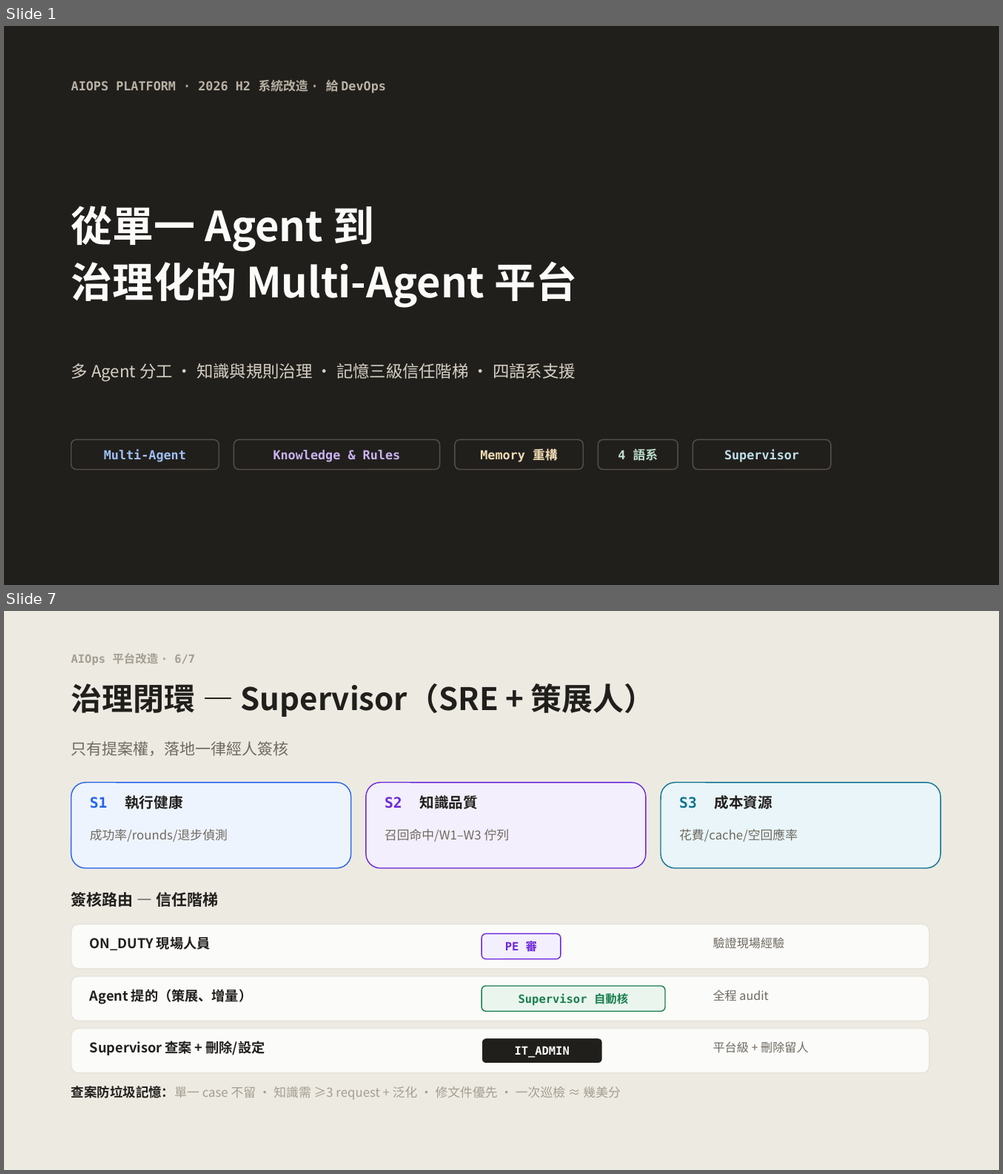
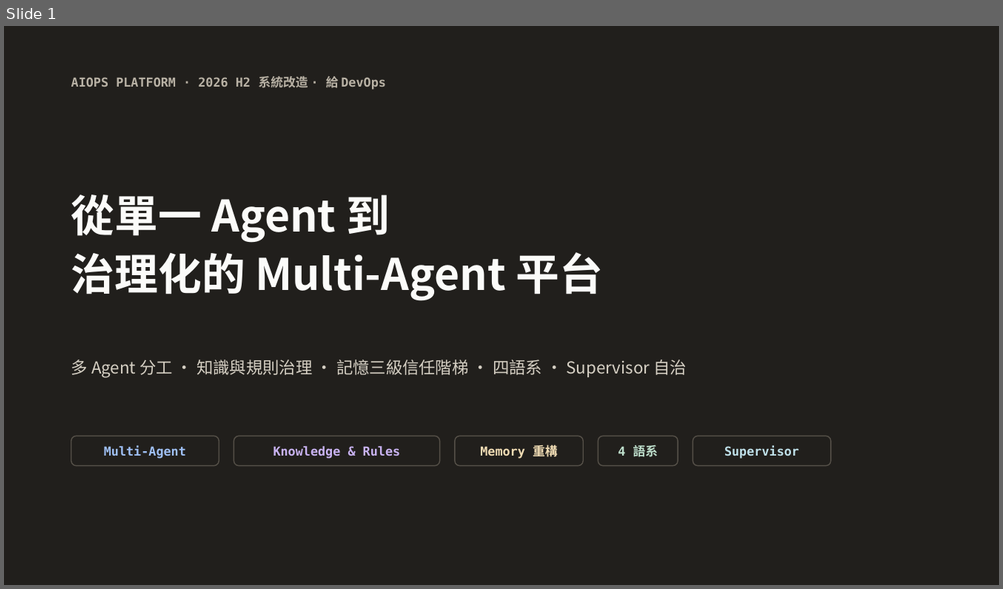
Before and after one commit to gillggx/ai-ops-agentic-platform, a slide deck: docs/PLATFORM_OVERVIEW_2026H2.pptx. Shown one above the other, each under a label of ours: slides 1 and 7 before the commit, slide 1 after it; the slides between them are not shown. The pictures are 1003x1174 and 1003x589 pixels, drawn with LibreOffice and Linux fonts; fonts in the diff are those of the drawing. Boxes give left, top, right and bottom in pixels: in the first picture for what was removed or moved away, otherwise in the second. Text is boxed around its words. In the diff, an @@ line names an element or a change of style, - is before the commit and + after.

```diff
--- a/docs/PLATFORM_OVERVIEW_2026H2.pptx
+++ b/docs/PLATFORM_OVERVIEW_2026H2.pptx
@@ slide 7 removed at (4, 611, 999, 1170), background #FFFFFF @@
@@ rectangle removed at (4, 611, 999, 1170) @@
@@ text removed at (71, 653, 195, 665) @@
-AIOps 平台改造 · 6/7
@@ text removed at (71, 684, 655, 717) @@
-治理閉環 — Supervisor（SRE + 策展人）
@@ text removed at (71, 741, 289, 756) @@
-只有提案權，落地一律經人簽核
@@ rounded rectangle removed at (71, 783, 351, 869) @@
@@ rounded rectangle removed at (366, 783, 646, 869) @@
@@ rounded rectangle removed at (660, 783, 940, 869) @@
@@ text removed at (90, 795, 182, 809) @@
-S1 執行健康
@@ text removed at (384, 795, 477, 809) @@
-S2 知識品質
@@ text removed at (679, 795, 772, 809) @@
-S3 成本資源
@@ text removed at (90, 829, 227, 842) @@
-成功率/rounds/退步偵測
@@ text removed at (384, 829, 509, 842) @@
-召回命中/W1–W3 佇列
@@ text removed at (679, 829, 797, 842) @@
-花費/cache/空回應率
@@ text removed at (71, 892, 218, 907) @@
-簽核路由 — 信任階梯
@@ rounded rectangle removed at (71, 924, 929, 969) @@
@@ text removed at (90, 937, 210, 951) @@
-ON_DUTY 現場人員
@@ rounded rectangle removed at (481, 934, 560, 960) @@
-PE 審
@@ text removed at (713, 937, 785, 948) @@
-驗證現場經驗
@@ rounded rectangle removed at (71, 977, 929, 1022) @@
@@ rounded rectangle removed at (481, 986, 665, 1011) @@
-Supervisor 自動核
@@ text removed at (90, 989, 252, 1005) @@
-Agent 提的（策展、增量）
@@ text removed at (713, 990, 768, 1001) @@
-全程 audit
@@ rounded rectangle removed at (71, 1029, 929, 1073) @@
@@ text removed at (90, 1039, 265, 1057) @@
-Supervisor 查案 + 刪除/設定
@@ rounded rectangle removed at (481, 1039, 603, 1064) @@
-IT_ADMIN
@@ text removed at (713, 1042, 808, 1054) @@
-平台級 + 刪除留人
@@ text removed at (71, 1086, 620, 1100) @@
-查案防垃圾記憶：單一 case 不留 · 知識需 ≥3 request + 泛化 · 修文件優先 · 一次巡檢 ≈ 幾美分
@@ slide 1 changed as well @@
@@ text "從單一 Agent 到": place and size @@
-text "從單一 Agent 到" at (71, 206, 577, 308)
+text "從單一 Agent 到" at (71, 195, 603, 301)
@@ text "從單一 Agent 到" at (71, 195, 603, 301): size 40 to 42 pt; line spacing 1.05 to 1.04 @@
@@ text at (71, 360, 686, 378): text changed @@
-多 Agent 分工 · 知識與規則治理 · 記憶三級信任階梯 · 四語系支援
+多 Agent 分工 · 知識與規則治理 · 記憶三級信任階梯 · 四語系 · Supervisor 自治
@@ 5 rounded rectangles, 1 text: place and size @@
-5 rounded rectangles, 1 text at (71, 80, 831, 470)
+5 rounded rectangles, 1 text at (71, 76, 831, 466)
```
Also in this commit, not shown: 6 other slides changed, 8 slides added.
